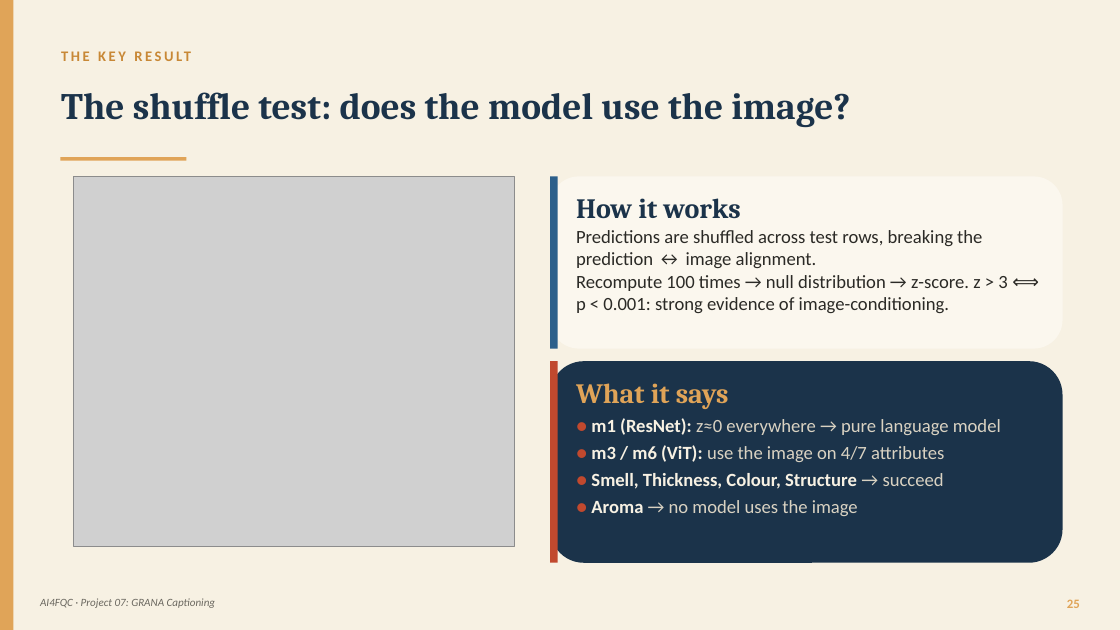
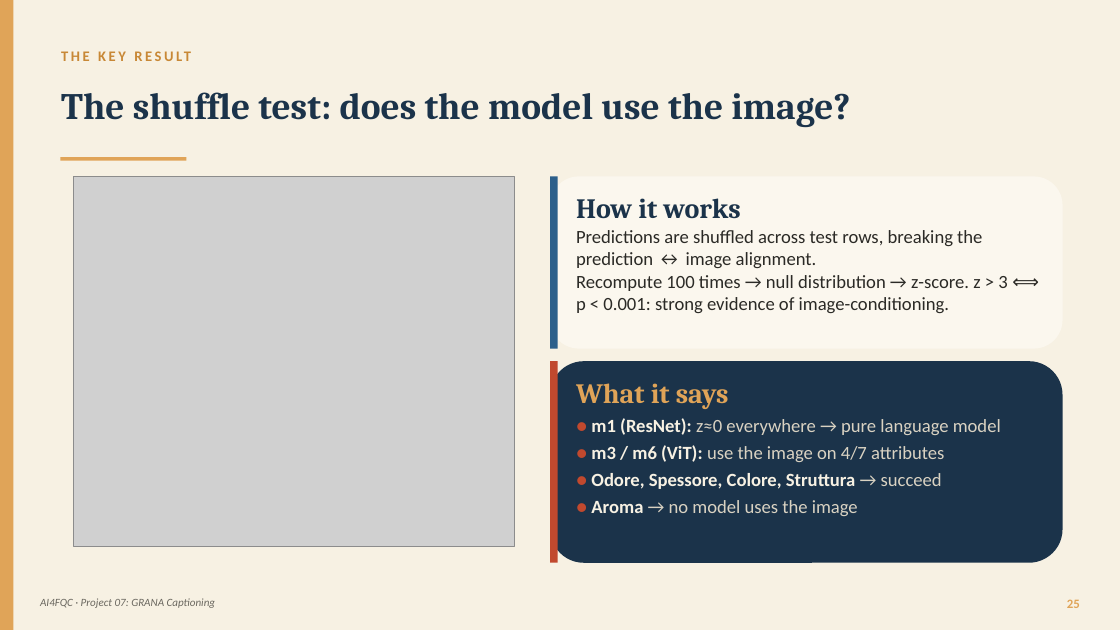
Before and after one commit to panciut/Cheese, a slide deck: slide 25 of presentation/Trentingrana_Captioning_EN.pptx. Drawn at 1120x630 pixels with LibreOffice and Linux fonts; fonts in the diff are those of the drawing; grey boxes stand for pictures. Boxes give left, top, right and bottom in pixels: in the first picture for what was removed or moved away, otherwise in the second. Text is boxed around its words. In the diff, an @@ line names an element or a change of style, - is before the commit and + after.

```diff
--- a/presentation/Trentingrana_Captioning_EN.pptx
+++ b/presentation/Trentingrana_Captioning_EN.pptx
@@ text at [591, 473, 942, 489]: text changed @@
-● Smell, Thickness, Colour, Structure → succeed
+● Odore, Spessore, Colore, Struttura → succeed
```
Also in this commit, not shown: 6 other slides changed.
